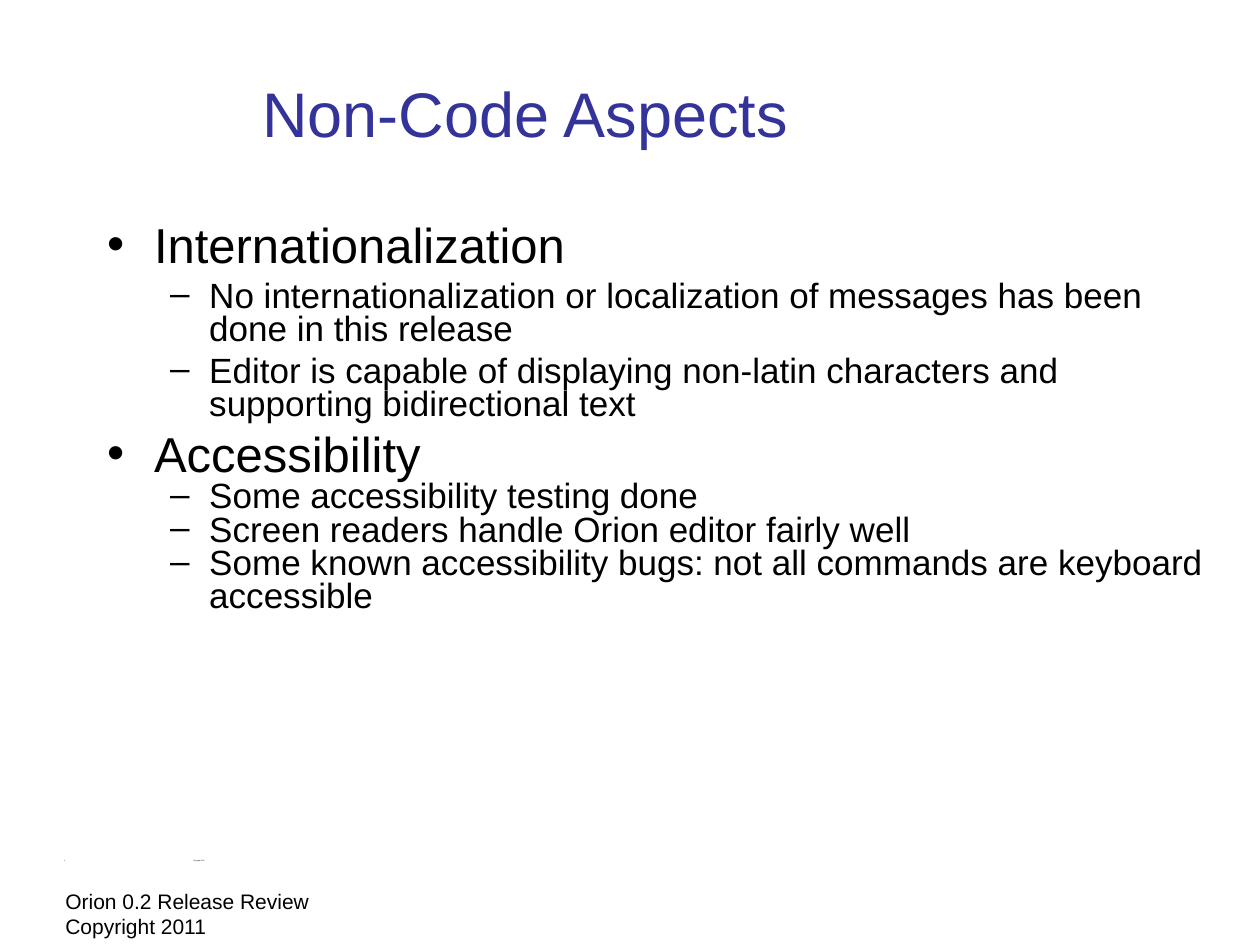
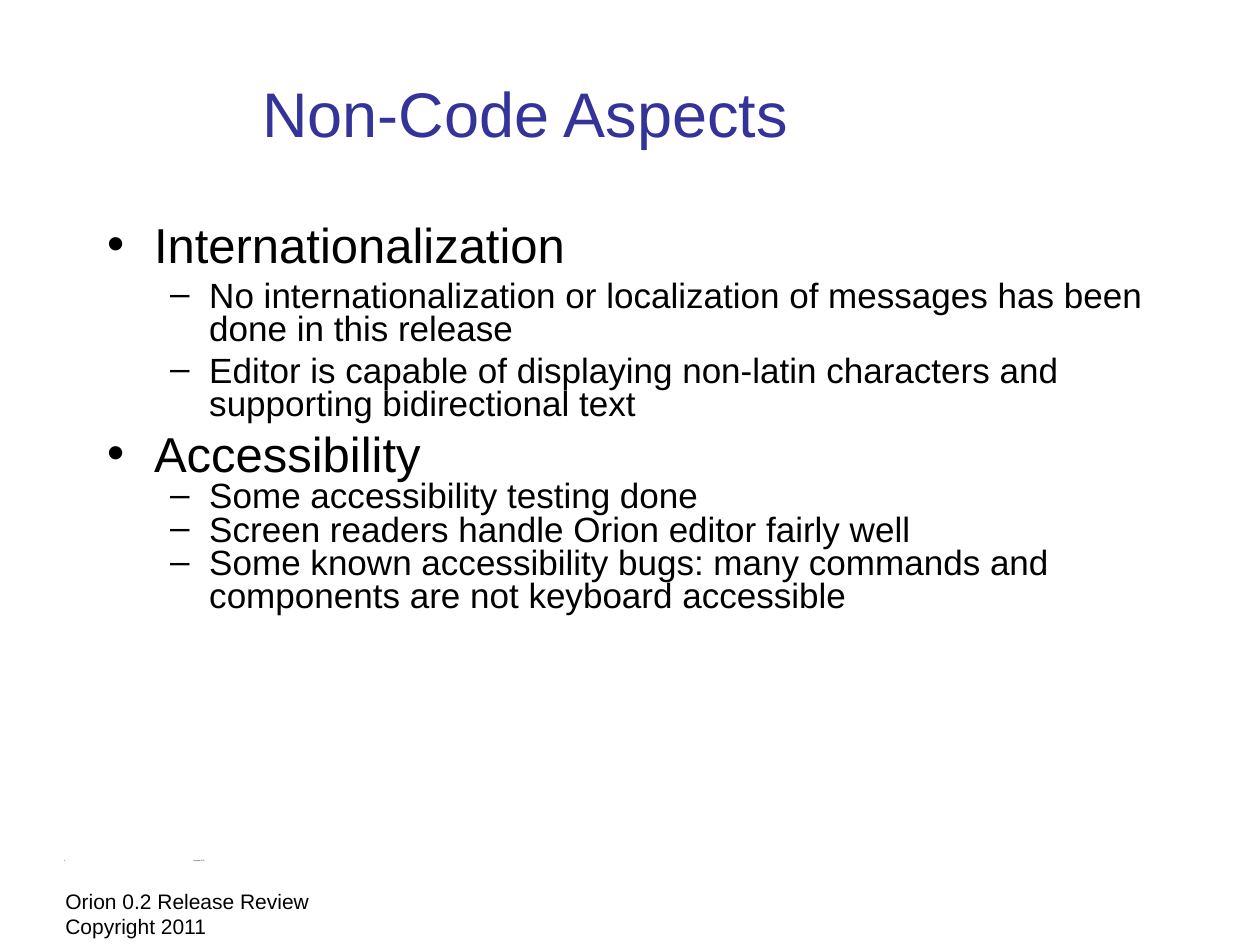
Before and after one commit to eclipse-platform/www.eclipse.org-eclipse-news, a slide deck: slide 4 of orion/reviews/orion-0-2-release-review.odp. Drawn at 1260x945 pixels with LibreOffice and Linux fonts; fonts in the diff are those of the drawing; background and template pictures are left out. Boxes give left, top, right and bottom in pixels: in the first picture for what was removed or moved away, otherwise in the second. Text is boxed around its words. In the diff, an @@ line names an element or a change of style, - is before the commit and + after.

```diff
--- a/orion/reviews/orion-0-2-release-review.odp
+++ b/orion/reviews/orion-0-2-release-review.odp
@@ text at <box>209,547,1048,615</box>: text changed @@
-  – Some known accessibility bugs: not all commands are keyboard accessible
+  – Some known accessibility bugs: many commands and components are not keyboard accessible
```
Also in this commit, not shown: 5 other slides changed, 1 slide added, 1 slide removed, 1 other file.
